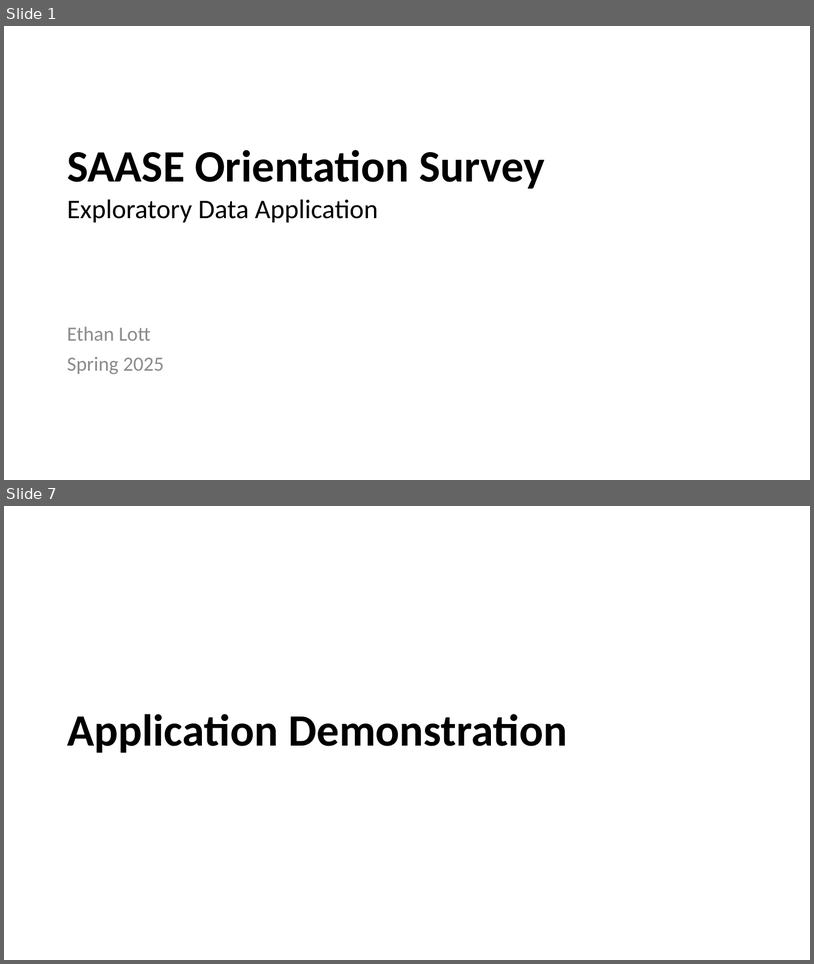
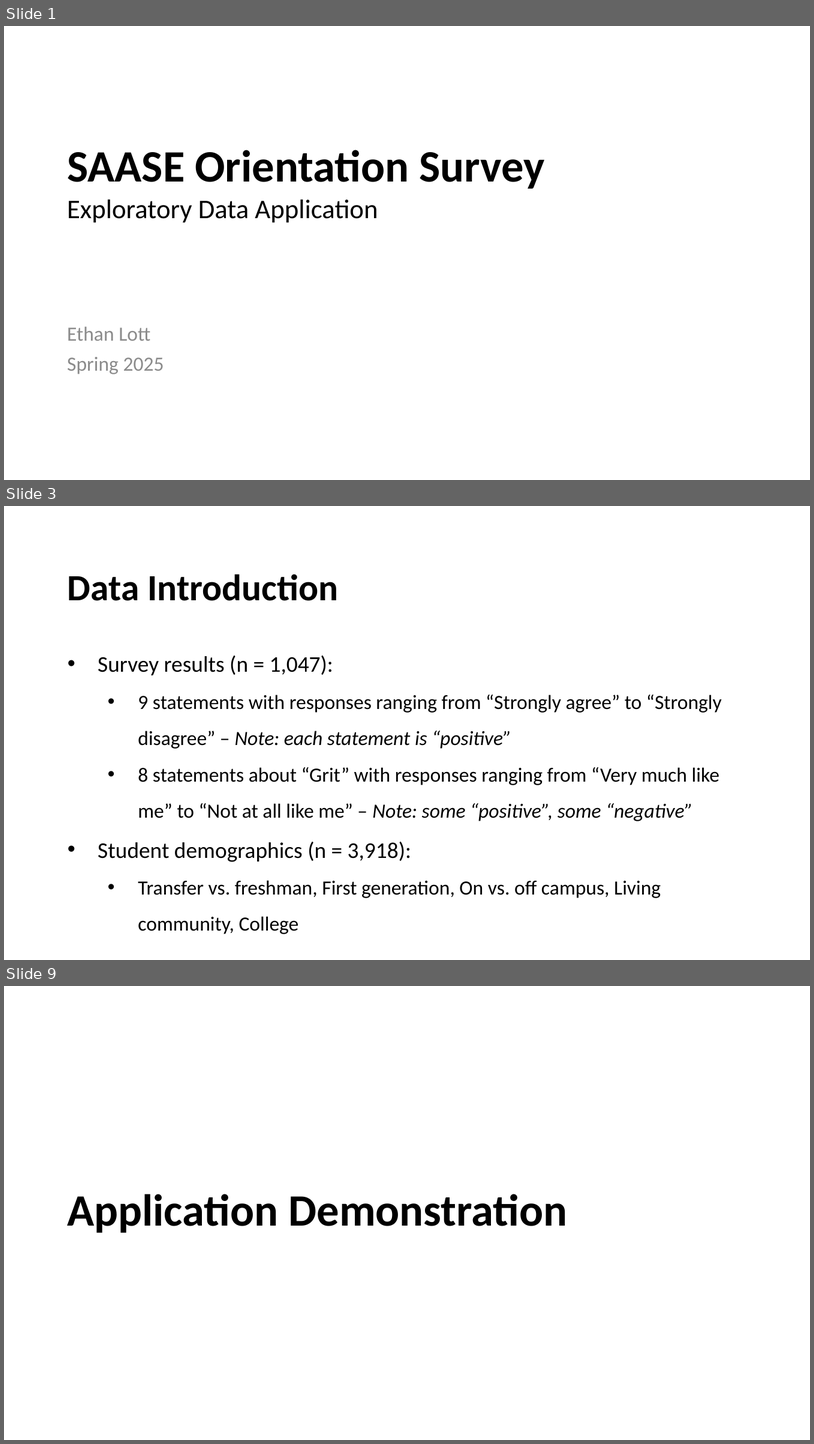
Before and after one commit to ethan-lott/saase-app, a slide deck: Presentation.pptx. Shown one above the other, each under a label of ours: slides 1 and 7 before the commit, slides 1, 3 and 9 after it; the slides between them are not shown. The pictures are 814x964 and 814x1444 pixels, drawn with LibreOffice and Linux fonts; fonts in the diff are those of the drawing; background and template pictures are left out. Boxes give left, top, right and bottom in pixels: in the first picture for what was removed or moved away, otherwise in the second. Text is boxed around its words. In the diff, an @@ line names an element or a change of style, - is before the commit and + after.

```diff
--- a/Presentation.pptx
+++ b/Presentation.pptx
@@ slide 3 added at (4,506,810,960), background picture (left out) @@
@@ text added at (68,574,338,601), 33 pt, text #000000, bold @@
+Data Introduction
@@ text added at (98,655,722,934), 18 pt, text #000000 @@
+• Survey results (n = 1,047):
+  • 9 statements with responses ranging from “Strongly agree” to “Strongly disagree” – Note: each statement is “positive”
+  • 8 statements about “Grit” with responses ranging from “Very much like me” to “Not at all like me” – Note: some “positive”, some “negative”
+• Student demographics (n = 3,918):
+  • Transfer vs. freshman, First generation, On vs. off campus, Living community, College
@@ what was slide 7 is now slide 9 @@
```
Also in this commit, not shown: 6 slides changed, 2 other slides added, 1 slide removed, 2 other files.
